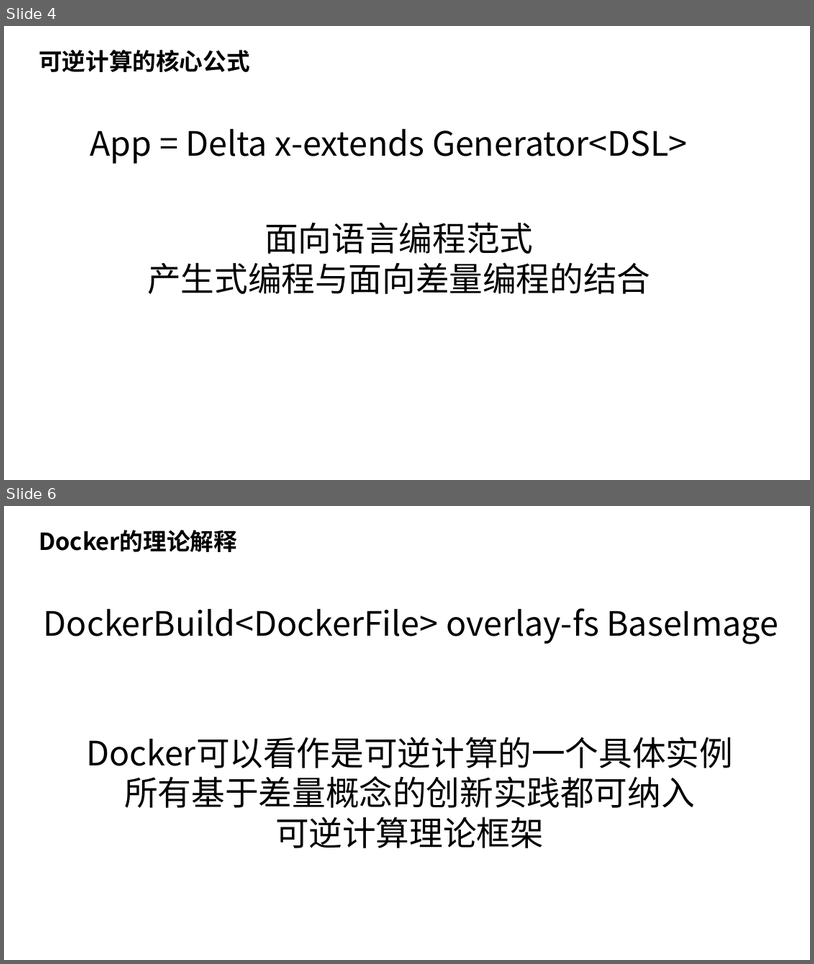
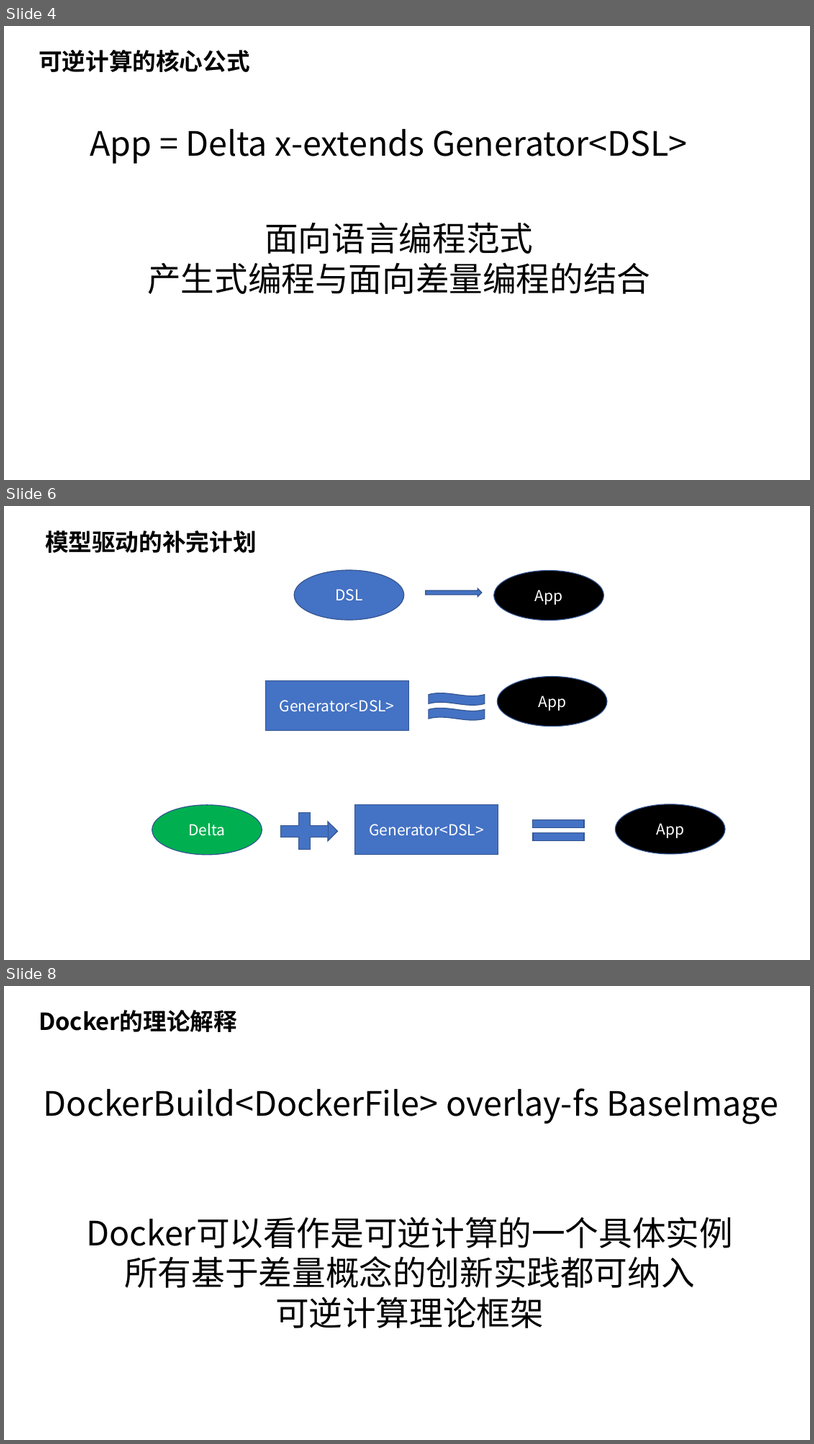
Before and after one commit to nop-platform/nop-entropy-docs, a slide deck: src/ppt/theory-of-reversible-computation.pptx. Shown one above the other, each under a label of ours: slides 4 and 6 before the commit, slides 4, 6 and 8 after it; the slides between them are not shown. The pictures are 814x964 and 814x1444 pixels, drawn with LibreOffice and Linux fonts; fonts in the diff are those of the drawing. Boxes give left, top, right and bottom in pixels: in the first picture for what was removed or moved away, otherwise in the second. Text is boxed around its words. In the diff, an @@ line names an element or a change of style, - is before the commit and + after.

```diff
--- a/src/ppt/theory-of-reversible-computation.pptx
+++ b/src/ppt/theory-of-reversible-computation.pptx
@@ slide 6 added at <box>4,506,810,960</box>, background #FFFFFF @@
@@ text added at <box>45,530,257,553</box>, 28 pt, text #000000, bold @@
+模型驱动的补完计划
@@ ellipse added at <box>294,570,404,620</box>, fill #4472C4, outline #325491 1 pt, 18 pt, text #FFFFFF @@
+DSL
@@ right arrow added at <box>426,588,482,596</box>, fill #4472C4, outline #325491 1 pt @@
@@ ellipse added at <box>494,571,604,620</box>, fill #000000, outline #325491 1 pt, 18 pt, text #FFFFFF @@
+App
@@ ellipse added at <box>498,677,608,726</box>, fill #000000, outline #325491 1 pt, 18 pt, text #FFFFFF @@
+App
@@ rectangle added at <box>265,680,409,730</box>, fill #4472C4, outline #325491 1 pt, 18 pt, text #FFFFFF @@
+Generator<DSL>
@@ wave added at <box>429,693,485,705</box>, fill #4472C4, outline #325491 1 pt @@
@@ wave added at <box>429,708,485,720</box>, fill #4472C4, outline #325491 1 pt @@
@@ ellipse added at <box>152,805,262,854</box>, fill #00B050, outline #325491 1 pt, 18 pt, text #FFFFFF @@
+Delta
@@ plus sign added at <box>273,806,337,856</box>, fill #4472C4, outline #325491 1 pt @@
@@ rectangle added at <box>355,805,499,854</box>, fill #4472C4, outline #325491 1 pt, 18 pt, text #FFFFFF @@
+Generator<DSL>
@@ ellipse added at <box>615,804,725,854</box>, fill #000000, outline #325491 1 pt, 18 pt, text #FFFFFF @@
+App
@@ right arrow added at <box>282,821,338,841</box>, fill #4472C4, outline #325491 1 pt @@
@@ rectangle added at <box>533,820,585,828</box>, fill #4472C4, outline #325491 1 pt @@
@@ rectangle added at <box>533,833,584,841</box>, fill #4472C4, outline #325491 1 pt @@
@@ what was slide 6 is now slide 8 @@
```
Also in this commit, not shown: 1 slide changed, 4 other slides added, 2 other files.
